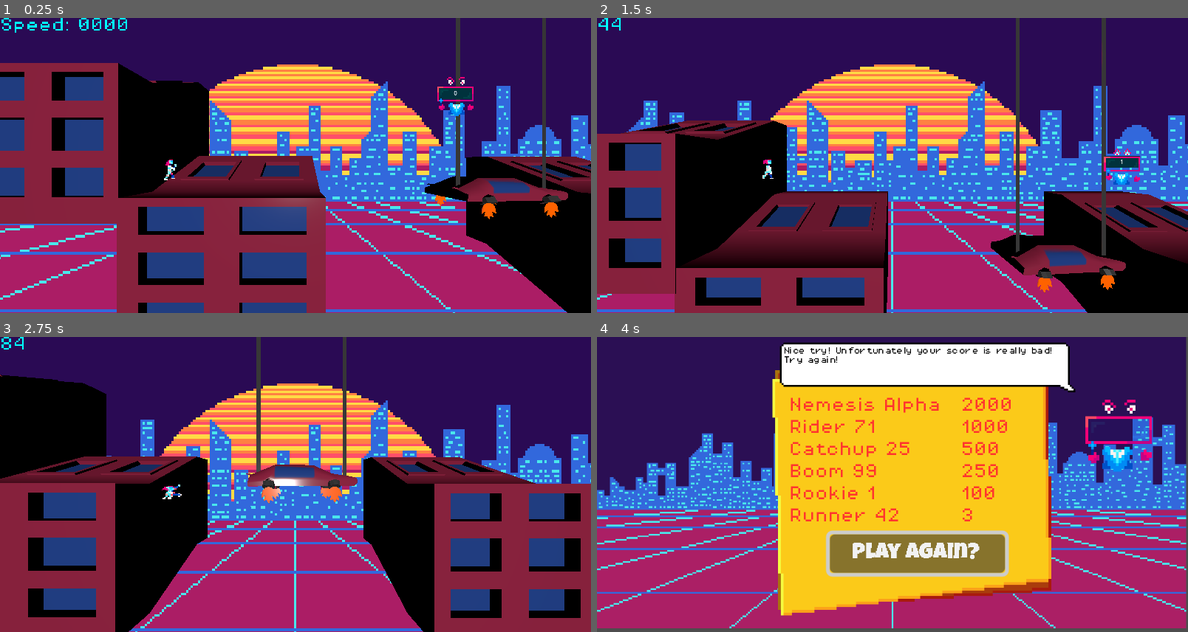
Above: before the commit, frames 1-4 (two rows, left to right).
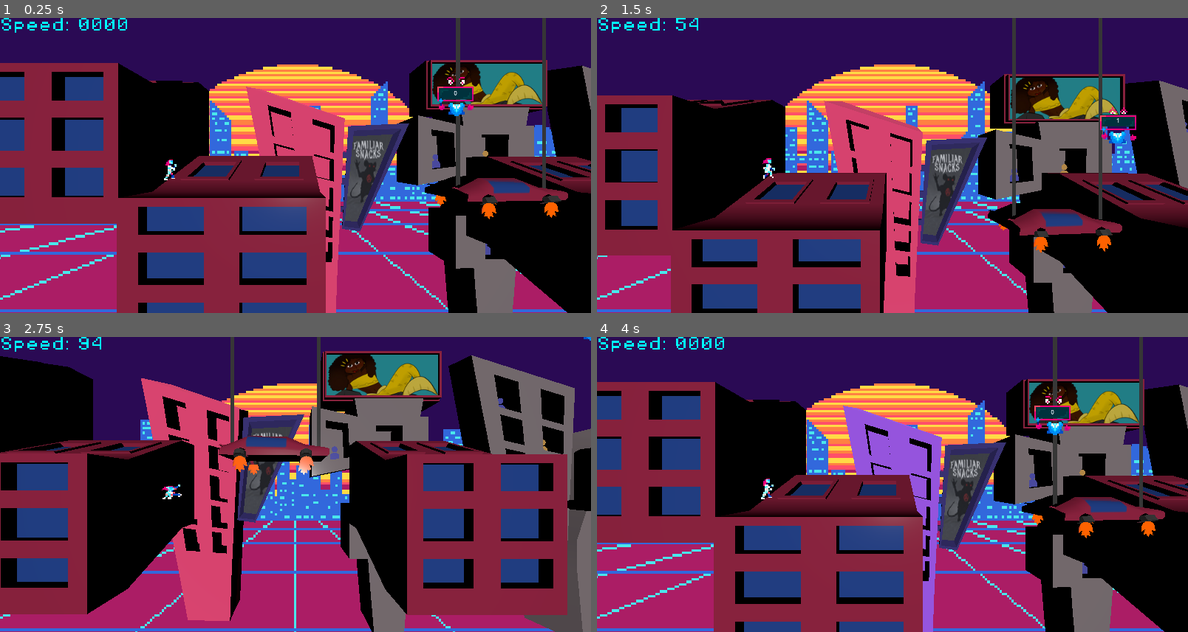
Above: after the commit, the same moments.

Repository: NebulaCoffee/SKG2026-score-gameshow
Game: Godot game, scene res://Scenes/LevelChunks/start.tscn
The game is run twice, just before and just after one commit, with the same random seed, the same clock (stepped at 60 frames per second) and the same inputs. This scene is started directly instead of the project's main scene.
Inputs (mouse positions are in pixels of both pictures, inside the frame that each line leads up to):
- Up to frame 1 (0.25 s): no input
- Up to frame 2 (1.5 s): hold Right (ui_right) 0.53-1.28 s; tap Shift (slide) at 0.6 s; tap Space (jump) at 0.77, 0.8, 1.07, 1.35 s; hold Left (ui_left) from 1.28 s (still down)
- Up to frame 3 (2.75 s): tap Space (jump) at 1.52, 1.82, 2.3 s; tap Shift (slide) at 1.55, 2.1 s; release Left (ui_left) at 2.03 s; hold Right (ui_right) from 2.03 s (still down)
- Up to frame 4 (4 s): tap Shift (slide) at 2.85 s; tap Space (jump) at 3.02, 3.32 s; release Right (ui_right) at 3.5 s; click (916, 552) at 3.5 s, where only the run after the commit has a clickable "Play Again?"

The runs differ from the first frame. In frame 1, 20% of the frame differs, in the area x 31-100%, y 14-100%; in frame 2, 47%; in frame 3, 59%; in frame 4, 84%, in the area x 0-100%, y 0-100%.

Commit message:
Last push
load of random fixes

Diff:
--- a/Assets/3D/Textures/billboard_mats/mecha.tres
+++ b/Assets/3D/Textures/billboard_mats/mecha.tres
@@ -1,6 +1,6 @@
 [gd_resource type="StandardMaterial3D" format=3 uid="uid://3vjyngmvldpc"]
 
-[ext_resource type="Texture2D" uid="uid://dneo6cm06ybt1" path="res://Assets/3D/Textures/nebulabillboard.png" id="1_kretb"]
+[ext_resource type="Texture2D" uid="uid://cht23r6ohcbuk" path="res://Assets/3D/Textures/mechabillboard.png" id="1_kretb"]
 
 [resource]
 albedo_texture = ExtResource("1_kretb")
--- a/Scenes/LevelChunks/easy_jump_and_slide.tscn
+++ b/Scenes/LevelChunks/easy_jump_and_slide.tscn
@@ -7,6 +7,12 @@
 [ext_resource type="PackedScene" uid="uid://kwxtqyekx6kp" path="res://Scenes/LevelGeometry/slanted_roof1.tscn" id="5_gnoef"]
 [ext_resource type="PackedScene" uid="uid://toogw0v23apm" path="res://Scenes/score_boost.tscn" id="6_go5kx"]
 [ext_resource type="PackedScene" uid="uid://cbflif47brcng" path="res://Scenes/LevelGeometry/world_boundary.tscn" id="7_an08s"]
+[ext_resource type="PackedScene" uid="uid://bebw3scn72xfl" path="res://Assets/3D/BackgroundAssets/Building1.fbx" id="8_ws67i"]
+[ext_resource type="PackedScene" uid="uid://dnfbma1gmqr2g" path="res://Assets/3D/BackgroundAssets/Building2.fbx" id="9_6ahaj"]
+[ext_resource type="PackedScene" uid="uid://ch5j1q8s3kesa" path="res://Scenes/LevelGeometry/Sign.tscn" id="10_ctse8"]
+[ext_resource type="PackedScene" uid="uid://4by7aj7gjcdu" path="res://Assets/3D/BackgroundAssets/Building3.fbx" id="11_6ahaj"]
+[ext_resource type="PackedScene" uid="uid://dbhcodxrxq1f" path="res://Assets/3D/LevelGeom/FlyingCar.fbx" id="12_n43h5"]
+[ext_resource type="PackedScene" uid="uid://bg2ye6dxdg77w" path="res://Assets/3D/LevelGeom/FlyingBus.fbx" id="13_gcijk"]
 
 [sub_resource type="BoxShape3D" id="BoxShape3D_ws67i"]
 size = Vector3(1205.5303, 12.7496395, 186.81616)
@@ -67,4 +73,43 @@
 [node name="World Boundary" parent="." unique_id=1536091004 instance=ExtResource("7_an08s")]
 transform = Transform3D(1, 0, 0, 0, 1, 0, 0, 0, 1, 469.9575, -288.75812, 0)
 
+[node name="Building1" parent="." unique_id=1130737961 instance=ExtResource("8_ws67i")]
+transform = Transform3D(2000, 0, 0, 0, 2000, 0, 0, 0, 2000, 371.78726, 321.54987, -112.6259)
+
+[node name="Building2" parent="." unique_id=526759510 instance=ExtResource("9_6ahaj")]
+transform = Transform3D(2000, 0, 0, 0, 2000, 0, 0, 0, 2000, 854.2678, 276.80774, -122.560394)
+
+[node name="Sign" parent="." unique_id=472230102 instance=ExtResource("10_ctse8")]
+transform = Transform3D(2000, 0, 0, 0, 2000, 0, 0, 0, 2000, 143.8183, 33.457367, -122.254425)
+
+[node name="Building3" parent="." unique_id=694692005 instance=ExtResource("11_6ahaj")]
+transform = Transform3D(2000, 0, 0, 0, 2000, 0, 0, 0, 2000, 868.53375, 293.43292, -114.64783)
+
+[node name="Billboard2" parent="." unique_id=288319736 instance=ExtResource("4_wjpvq")]
+transform = Transform3D(1, 0, 0, 0, 1, 0, 0, 0, 1, 355.75537, 299.71252, -137.21461)
+
+[node name="FlyingCar" parent="." unique_id=586409226 instance=ExtResource("12_n43h5")]
+transform = Transform3D(100, 0, 0, 0, 100, 0, 0, 0, 100, 434.68884, 190.44469, -131.64119)
+
+[node name="FlyingCar2" parent="." unique_id=779661523 instance=ExtResource("12_n43h5")]
+transform = Transform3D(100, 0, 0, 0, 100, 0, 0, 0, 100, 477.5904, 190.44469, -131.64119)
+
+[node name="FlyingCar3" parent="." unique_id=215247618 instance=ExtResource("12_n43h5")]
+transform = Transform3D(100, 0, 0, 0, 100, 0, 0, 0, 100, 542.7206, 190.44469, -131.64119)
+
+[node name="FlyingCar4" parent="." unique_id=1962704388 instance=ExtResource("12_n43h5")]
+transform = Transform3D(-99.99959, 0, -0.2862537, 0, 100, 0, 0.2862537, 0, -99.99959, 549.82104, 190.44469, -157.11386)
+
+[node name="FlyingCar5" parent="." unique_id=2013838699 instance=ExtResource("12_n43h5")]
+transform = Transform3D(-99.99959, 0, -0.2862537, 0, 100, 0, 0.2862537, 0, -99.99959, 513.4778, 190.44469, -157.1898)
+
+[node name="FlyingCar6" parent="." unique_id=133394396 instance=ExtResource("12_n43h5")]
+transform = Transform3D(-99.99959, 0, -0.2862537, 0, 100, 0, 0.2862537, 0, -99.99959, 447.24286, 190.44469, -157.01038)
+
+[node name="FlyingCar7" parent="." unique_id=480467439 instance=ExtResource("12_n43h5")]
+transform = Transform3D(-99.99959, 0, -0.2862537, 0, 100, 0, 0.2862537, 0, -99.99959, 399.03687, 190.44469, -157.01038)
+
+[node name="FlyingBus3" parent="." unique_id=356024303 instance=ExtResource("13_gcijk")]
+transform = Transform3D(100, 0, 0, 0, 100, 0, 0, 0, 100, 498.68326, 196.51529, -124.08529)
+
 [connection signal="body_entered" from="Area3D" to="Area3D" method="_on_body_entered"]
--- a/Scenes/LevelChunks/easy_jumps.tscn
+++ b/Scenes/LevelChunks/easy_jumps.tscn
@@ -6,6 +6,9 @@
 [ext_resource type="Script" uid="uid://br6xyck80j40v" path="res://Scripts/load_next_chunk.gd" id="4_4j4l6"]
 [ext_resource type="PackedScene" uid="uid://toogw0v23apm" path="res://Scenes/score_boost.tscn" id="5_bu16a"]
 [ext_resource type="PackedScene" uid="uid://cbflif47brcng" path="res://Scenes/LevelGeometry/world_boundary.tscn" id="6_g3q0o"]
+[ext_resource type="PackedScene" uid="uid://bebw3scn72xfl" path="res://Assets/3D/BackgroundAssets/Building1.fbx" id="7_rylc4"]
+[ext_resource type="PackedScene" uid="uid://dnfbma1gmqr2g" path="res://Assets/3D/BackgroundAssets/Building2.fbx" id="8_7cfuf"]
+[ext_resource type="PackedScene" uid="uid://ch5j1q8s3kesa" path="res://Scenes/LevelGeometry/Sign.tscn" id="9_ljw8b"]
 
 [sub_resource type="BoxShape3D" id="BoxShape3D_bu16a"]
 size = Vector3(1205.5303, 12.7496395, 186.81616)
@@ -54,4 +57,13 @@
 [node name="ScoreBoost2" parent="." unique_id=1952295279 instance=ExtResource("5_bu16a")]
 transform = Transform3D(100, 0, 0, 0, 100, 0, 0, 0, 1, 670.4386, 71.033844, 0)
 
+[node name="Building1" parent="." unique_id=1130737961 instance=ExtResource("7_rylc4")]
+transform = Transform3D(1000, 0, 0, 0, 1000, 0, 0, 0, 1000, 237.36862, 194.65063, -128.72102)
+
+[node name="Building2" parent="." unique_id=526759510 instance=ExtResource("8_7cfuf")]
+transform = Transform3D(1000, 0, 0, 0, 1000, 0, 0, 0, 1000, 458.92792, 149.90848, -138.65552)
+
+[node name="Sign" parent="." unique_id=472230102 instance=ExtResource("9_ljw8b")]
+transform = Transform3D(1000, 0, 0, 0, 1000, 0, 0, 0, 1000, 528.1494, 64.13179, -115.50931)
+
 [connection signal="body_entered" from="Area3D" to="Area3D" method="_on_body_entered"]
--- a/Scenes/LevelChunks/start.tscn
+++ b/Scenes/LevelChunks/start.tscn
@@ -9,6 +9,10 @@
 [ext_resource type="Script" uid="uid://br6xyck80j40v" path="res://Scripts/load_next_chunk.gd" id="6_o6tyc"]
 [ext_resource type="PackedScene" uid="uid://cbflif47brcng" path="res://Scenes/LevelGeometry/world_boundary.tscn" id="7_svq3t"]
 [ext_resource type="PackedScene" uid="uid://domav2ro4dq8e" path="res://Scenes/high_score.tscn" id="8_svq3t"]
+[ext_resource type="PackedScene" uid="uid://bebw3scn72xfl" path="res://Assets/3D/BackgroundAssets/Building1.fbx" id="10_aewkd"]
+[ext_resource type="PackedScene" uid="uid://dnfbma1gmqr2g" path="res://Assets/3D/BackgroundAssets/Building2.fbx" id="11_k8g7e"]
+[ext_resource type="PackedScene" uid="uid://ch5j1q8s3kesa" path="res://Scenes/LevelGeometry/Sign.tscn" id="12_udvoo"]
+[ext_resource type="PackedScene" uid="uid://4by7aj7gjcdu" path="res://Assets/3D/BackgroundAssets/Building3.fbx" id="13_41vil"]
 
 [sub_resource type="BoxShape3D" id="BoxShape3D_i31uf"]
 size = Vector3(1205.5303, 12.7496395, 186.81616)
@@ -64,4 +68,19 @@
 
 [node name="SFXStreamPlayer" type="AudioStreamPlayer" parent="." unique_id=986807826]
 
+[node name="Building1" parent="." unique_id=1130737961 instance=ExtResource("10_aewkd")]
+transform = Transform3D(2000, 0, 0, 0, 2000, 0, 0, 0, 2000, 371.78726, 270.8031, -112.5318)
+
+[node name="Building2" parent="." unique_id=526759510 instance=ExtResource("11_k8g7e")]
+transform = Transform3D(2000, 0, 0, 0, 2000, 0, 0, 0, 2000, 854.2678, 226.06097, -122.46629)
+
+[node name="Sign" parent="." unique_id=472230102 instance=ExtResource("12_udvoo")]
+transform = Transform3D(2000, 0, 0, 0, 2000, 0, 0, 0, 2000, 143.8183, -17.289398, -122.160324)
+
+[node name="Building3" parent="." unique_id=694692005 instance=ExtResource("13_41vil")]
+transform = Transform3D(2000, 0, 0, 0, 2000, 0, 0, 0, 2000, 868.53375, 242.68616, -114.55373)
+
+[node name="Billboard3" parent="." unique_id=39722285 instance=ExtResource("1_o6tyc")]
+transform = Transform3D(1, 0, 0, 0, 1, 0, 0, 0, 1, 348.03018, 199.15378, -121.48111)
+
 [connection signal="body_entered" from="Area3D" to="Area3D" method="_on_body_entered"]
--- a/Scenes/player.tscn
+++ b/Scenes/player.tscn
@@ -348,7 +348,7 @@
 shape = SubResource("BoxShape3D_ut623")
 
 [node name="GroundHit" type="RayCast3D" parent="PlayerChar" unique_id=236881161]
-transform = Transform3D(1, 0, 0, 0, 1, 0, 0, 0, 1, 0, -12.02203, 0)
+transform = Transform3D(1, 0, 0, 0, 1, 0, 0, 0, 1, 0, -12.818842, 0)
 collide_with_areas = true
 
 [node name="SideHit" type="RayCast3D" parent="PlayerChar" unique_id=1220952008]
--- a/Scripts/billboard.gd
+++ b/Scripts/billboard.gd
@@ -4,7 +4,7 @@
 const MAT_FOL = "res://Assets/3D/Textures/billboard_mats/"
 
 func _ready() -> void:
-	match randi_range(0,3):
+	match randi_range(0,4):
 		0:load_texture(MAT_FOL + "mecha.tres")
 		1:load_texture(MAT_FOL + "nebula.tres")
 		2:load_texture(MAT_FOL + "skull.tres")
--- a/Scripts/player.gd
+++ b/Scripts/player.gd
@@ -43,7 +43,7 @@
 		running = true
 		air = true
 	speed += 0.1
-	speed_text.text = str(speed)
+	speed_text.text = "Speed: " + str(speed)
 	player_ani.speed_scale += (speed/100)
 	if player_ani.speed_scale > 25:
 		player_ani.speed_scale = 25
@@ -60,13 +60,16 @@
 	if groundhit.is_colliding() == true:
 		double_jump = 2
 		air = false
+		normal()
 	if side_hit.is_colliding() == true:
 		speed -= 10
 
 	if air == true:
 		player_char.velocity += (player_char.get_gravity()*fallspeed) * delta
 		if Input.is_action_just_pressed("jump") && groundhit.is_colliding() == true:
+			double_jump = 2
 			jump()
+	if air == false: double_jump = 2
 	if running == true:
 		player_char.velocity.x = 1 * speed
 		player_char.velocity += (player_char.get_gravity()) * delta
